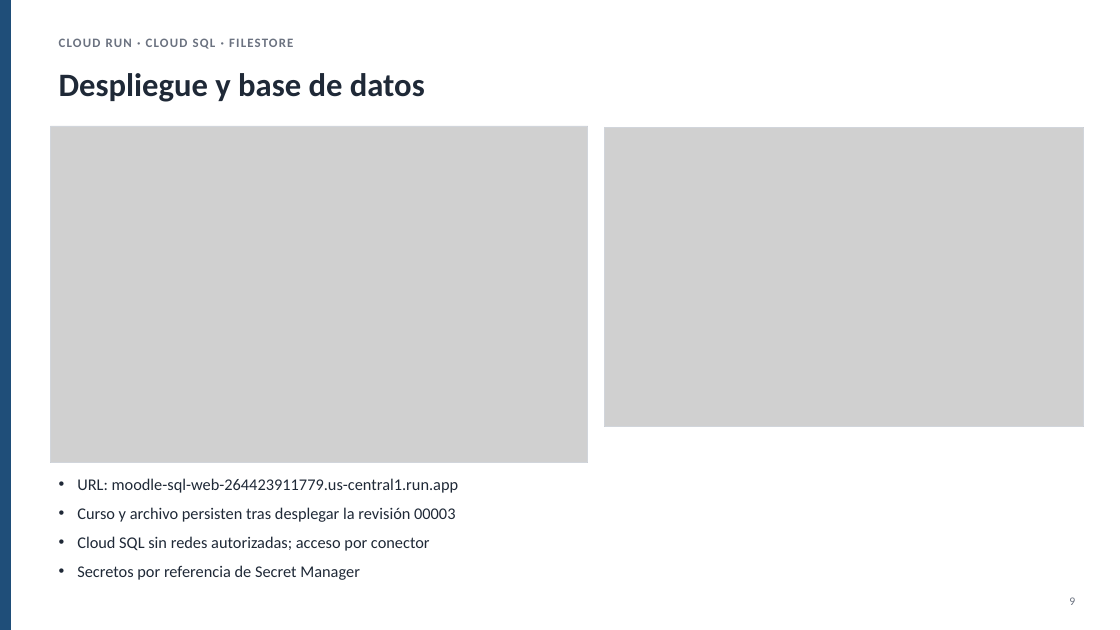
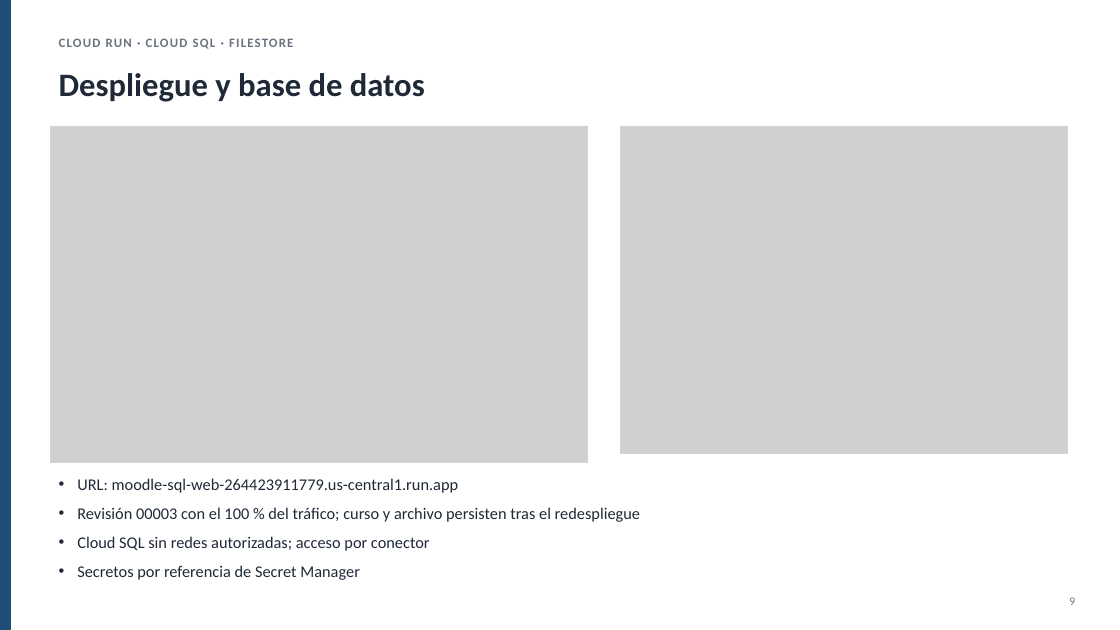
Before and after one commit to Casper128/moodle, a slide deck: slide 9 of docs/entregable/Presentacion_Moodle_GCP.pptx. Drawn at 1120x630 pixels with LibreOffice and Linux fonts; fonts in the diff are those of the drawing; grey boxes stand for pictures. Boxes give left, top, right and bottom in pixels: in the first picture for what was removed or moved away, otherwise in the second. Text is boxed around its words. In the diff, an @@ line names an element or a change of style, - is before the commit and + after.

```diff
--- a/docs/entregable/Presentacion_Moodle_GCP.pptx
+++ b/docs/entregable/Presentacion_Moodle_GCP.pptx
@@ picture: place and size @@
-picture at [605, 128, 1084, 427]
+picture at [621, 126, 1068, 454]
@@ rectangle: place and size @@
-rectangle at [605, 128, 1084, 427]
+rectangle at [621, 126, 1068, 454]
@@ text at [77, 507, 640, 522]: text changed @@
-• Curso y archivo persisten tras desplegar la revisión 00003
+• Revisión 00003 con el 100 % del tráfico; curso y archivo persisten tras el redespliegue
```
Also in this commit, not shown: 2 other slides changed, 16 other files.
